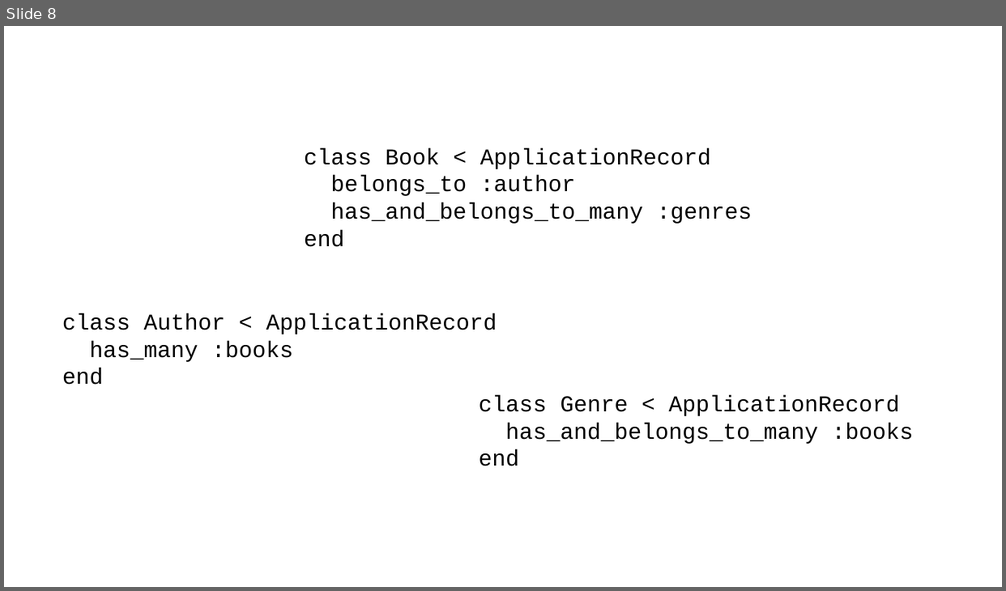
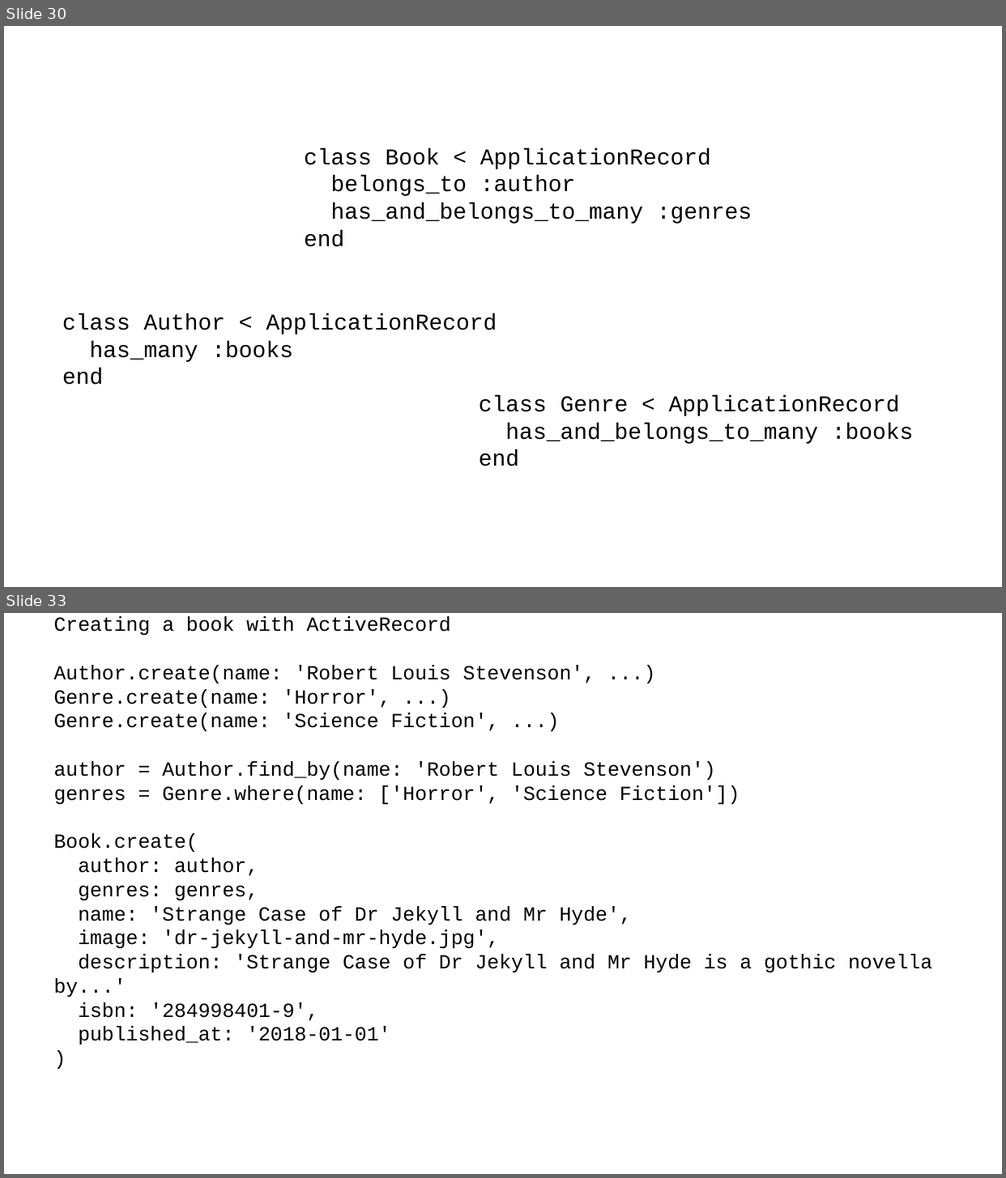
Before and after one commit to chriscressman/architecting-a-search-feature, a slide deck: presentation.odp. Shown one above the other, each under a label of ours: slide 8 before the commit, slides 30 and 33 after it; the slides between them are not shown. The pictures are 1006x591 and 1006x1178 pixels, drawn with LibreOffice and Linux fonts; fonts in the diff are those of the drawing. Boxes give left, top, right and bottom in pixels: in the first picture for what was removed or moved away, otherwise in the second. Text is boxed around its words. In the diff, an @@ line names an element or a change of style, - is before the commit and + after.

```diff
--- a/presentation.odp
+++ b/presentation.odp
@@ slide 33 added at bbox=[4, 613, 1002, 1174], background #FFFFFF @@
@@ subtitle added at bbox=[54, 616, 932, 1045], 16 pt, text #000000 @@
+Creating a book with ActiveRecord
+Author.create(name: 'Robert Louis Stevenson', ...)
+Genre.create(name: 'Horror', ...)
+Genre.create(name: 'Science Fiction', ...)
+author = Author.find_by(name: 'Robert Louis Stevenson')
+genres = Genre.where(name: ['Horror', 'Science Fiction'])
+Book.create(
+author: author,
+genres: genres,
+name: 'Strange Case of Dr Jekyll and Mr Hyde',
+image: 'dr-jekyll-and-mr-hyde.jpg',
+description: 'Strange Case of Dr Jekyll and Mr Hyde is a gothic novella by...'
+isbn: '284998401-9',
+published_at: '2018-01-01'
+)
@@ what was slide 8 is now slide 30 @@
```
Also in this commit, not shown: 64 other slides added, 4 slides removed.
